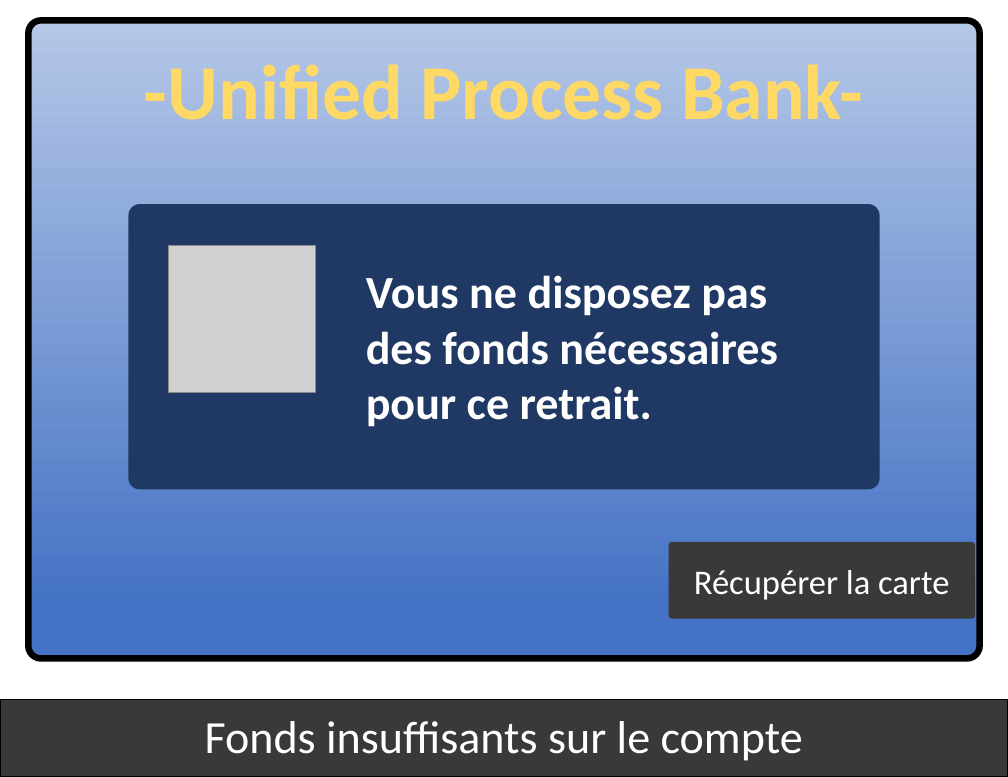
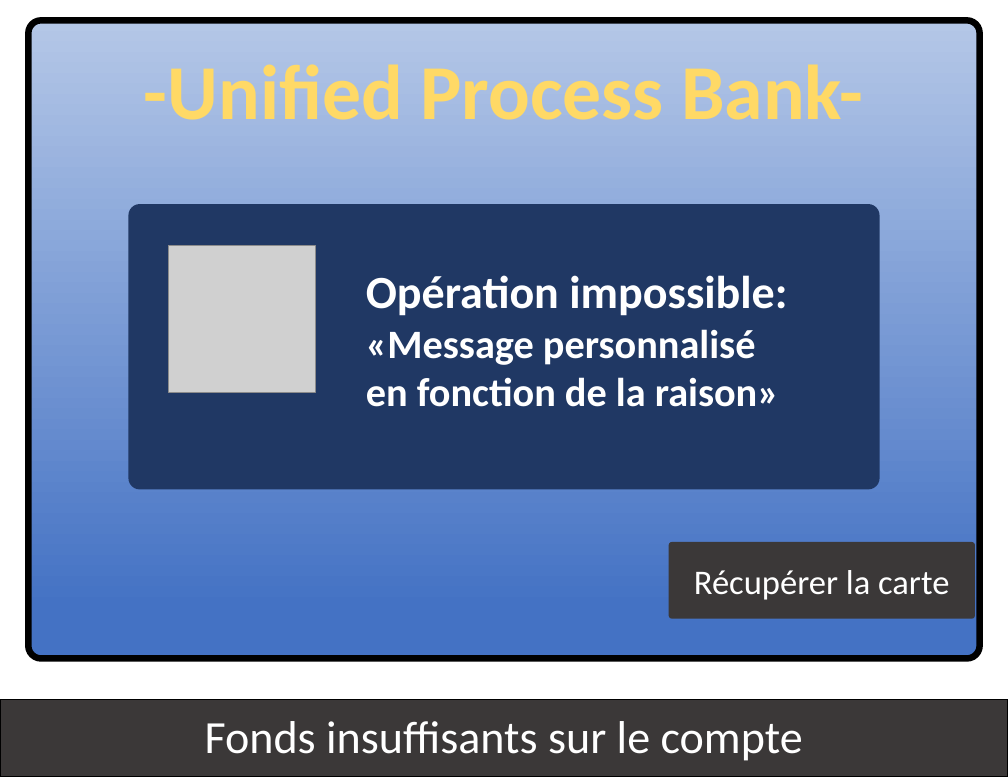
Before and after one commit to kyweez/CDA-15-APPLICATION-DESIGN, a slide deck: slide 12 of GAB/Version-aurelien/IHM-aurelien.pptx (slide 9 before the commit). Drawn at 1008x777 pixels with LibreOffice and Linux fonts; fonts in the diff are those of the drawing; grey boxes stand for pictures. Boxes give left, top, right and bottom in pixels: in the first picture for what was removed or moved away, otherwise in the second. Text is boxed around its words. In the diff, an @@ line names an element or a change of style, - is before the commit and + after.

```diff
--- a/GAB/Version-aurelien/IHM-aurelien.pptx
+++ b/GAB/Version-aurelien/IHM-aurelien.pptx
@@ text at (366, 275, 787, 407): text changed; size 32 to 28 pt @@
-Vous ne disposez pas des fonds nécessaires pour ce retrait.
+Opération impossible:
+«Message personnalisé en fonction de la raison»
```
Also in this commit, not shown: 3 other slides changed, 3 slides added, 1 other file.
